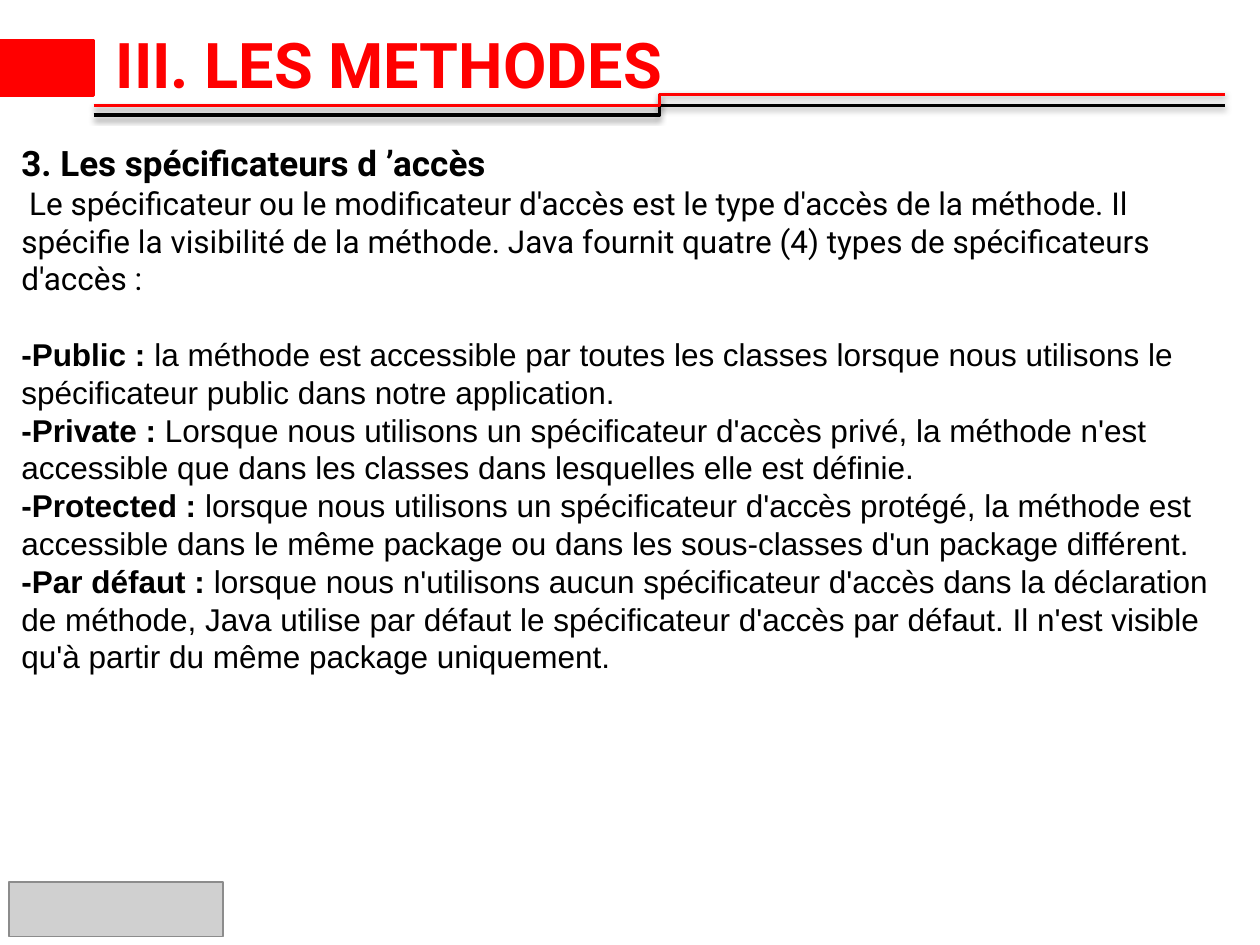
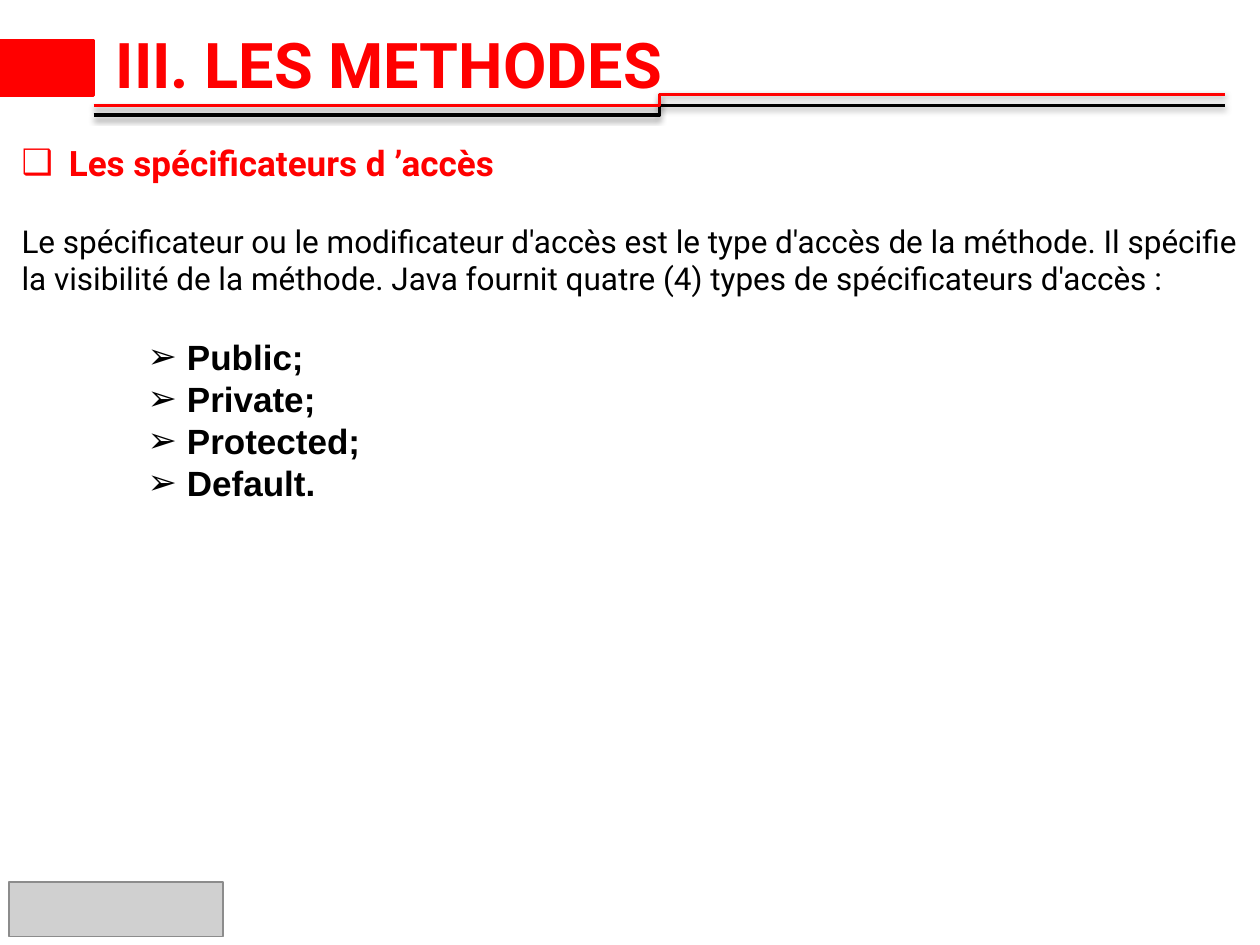
Before and after one commit to 2losky/Poo_Java, a slide deck: slide 20 of java-oop dernier 10.pptx. Drawn at 1260x945 pixels with LibreOffice and Linux fonts; fonts in the diff are those of the drawing; grey boxes stand for pictures; background and template pictures are left out. Boxes give left, top, right and bottom in pixels: in the first picture for what was removed or moved away, otherwise in the second. Text is boxed around its words. In the diff, an @@ line names an element or a change of style, - is before the commit and + after.

```diff
--- a/java-oop dernier 10.pptx
+++ b/java-oop dernier 10.pptx
@@ text at bbox=[69, 149, 493, 183]: text changed; text colour #000000 to #FF0000 @@
-3. Les spécificateurs d ’accès
+❑ Les spécificateurs d ’accès
@@ text at bbox=[187, 344, 360, 497]: text changed; size 18 to 20 pt; bold on @@
--Public : la méthode est accessible par toutes les classes lorsque nous utilisons le spécificateur public dans notre application.
--Private : Lorsque nous utilisons un spécificateur d'accès privé, la méthode n'est accessible que dans les classes dans lesquelles elle est définie.
--Protected : lorsque nous utilisons un spécificateur d'accès protégé, la méthode est accessible dans le même package ou dans les sous-classes d'un package différent.
--Par défaut : lorsque nous n'utilisons aucun spécificateur d'accès dans la déclaration de méthode, Java utilise par défaut le spécificateur d'accès par défaut. Il n'est visible qu'à partir du même package uniquement.
+    ➢ Public;
+    ➢ Private;
+    ➢ Protected;
+    ➢ Default.
```
Also in this commit, not shown: 9 other slides changed, 4 slides added.
